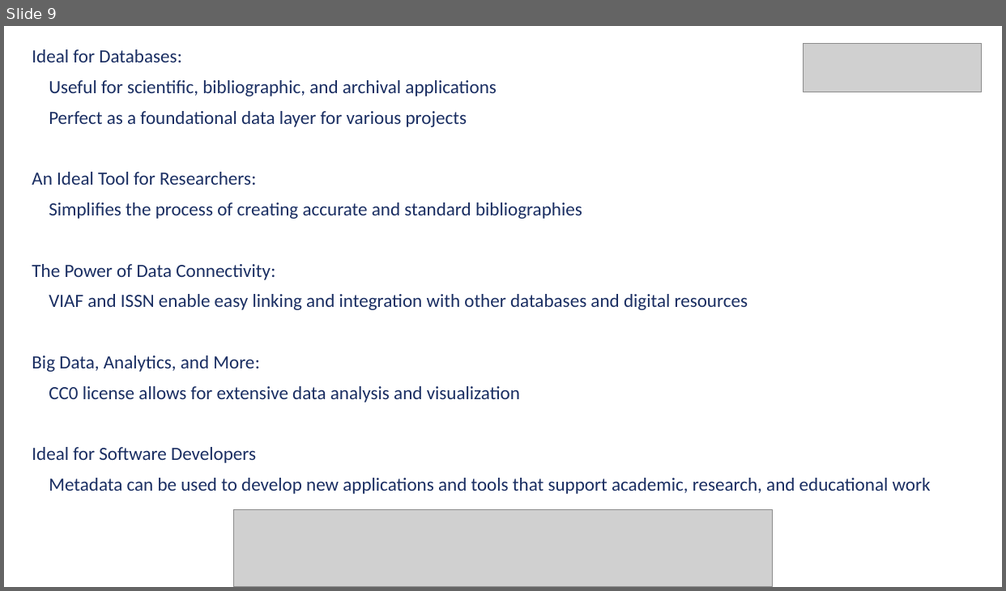
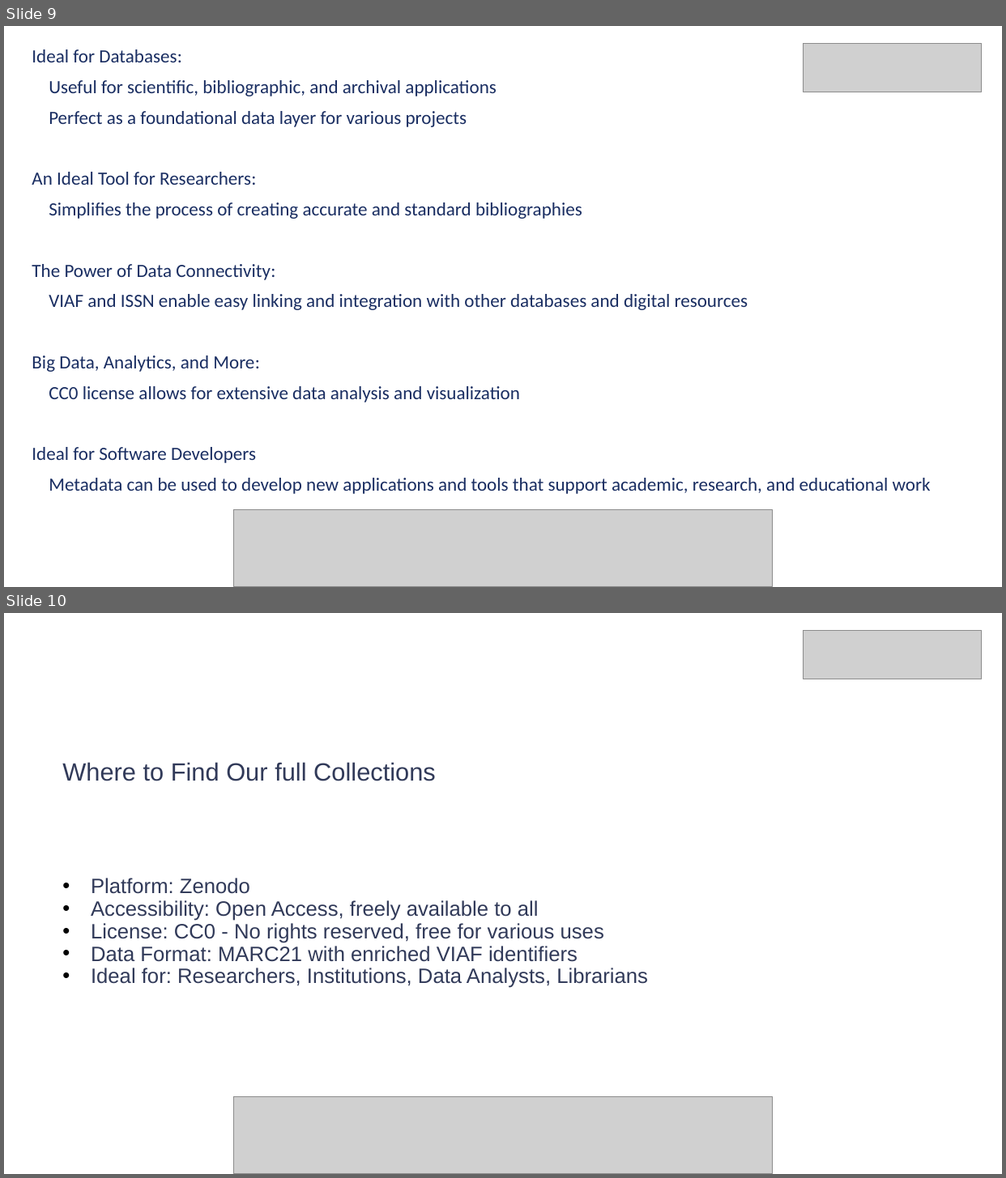
Before and after one commit to CHC-Computations/Miedzynarodowy-zasob-literackich-metadanych-bibliograficznych, a slide deck: READ_ME_International resource of literary bibliographic metadata.pptx. Shown one above the other, each under a label of ours: slide 9 before the commit, slides 9 and 10 after it. The pictures are 1006x591 and 1006x1178 pixels, drawn with LibreOffice and Linux fonts; fonts in the diff are those of the drawing; grey boxes stand for pictures. Boxes give left, top, right and bottom in pixels: in the first picture for what was removed or moved away, otherwise in the second. Text is boxed around its words. In the diff, an @@ line names an element or a change of style, - is before the commit and + after.

```diff
--- a/READ_ME_International resource of literary bibliographic metadata.pptx
+++ b/READ_ME_International resource of literary bibliographic metadata.pptx
@@ slide 10 added at box(4, 613, 1002, 1174), background #FFFFFF @@
@@ picture added at box(803, 630, 982, 679) @@
@@ text added at box(62, 762, 648, 988), 20 pt, text #313A59 @@
+Where to Find Our full Collections
+• Platform: Zenodo
+• Accessibility: Open Access, freely available to all
+• License: CC0 - No rights reserved, free for various uses
+• Data Format: MARC21 with enriched VIAF identifiers
+• Ideal for: Researchers, Institutions, Data Analysts, Librarians
@@ picture added at box(234, 1097, 773, 1174) @@
```
Also in this commit, not shown: 1 slide removed.
